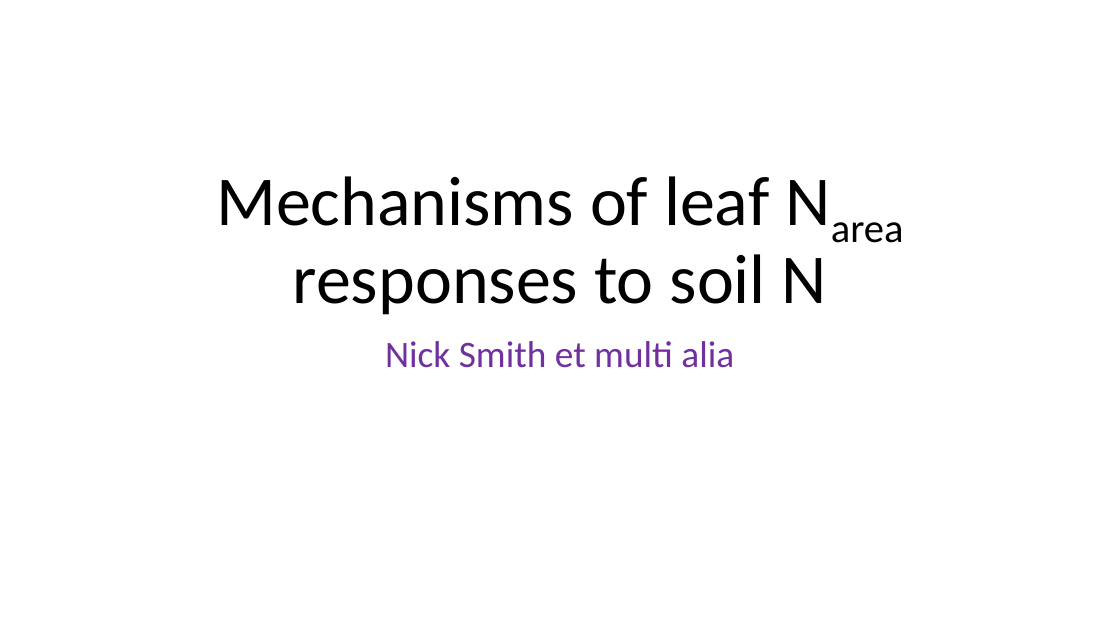
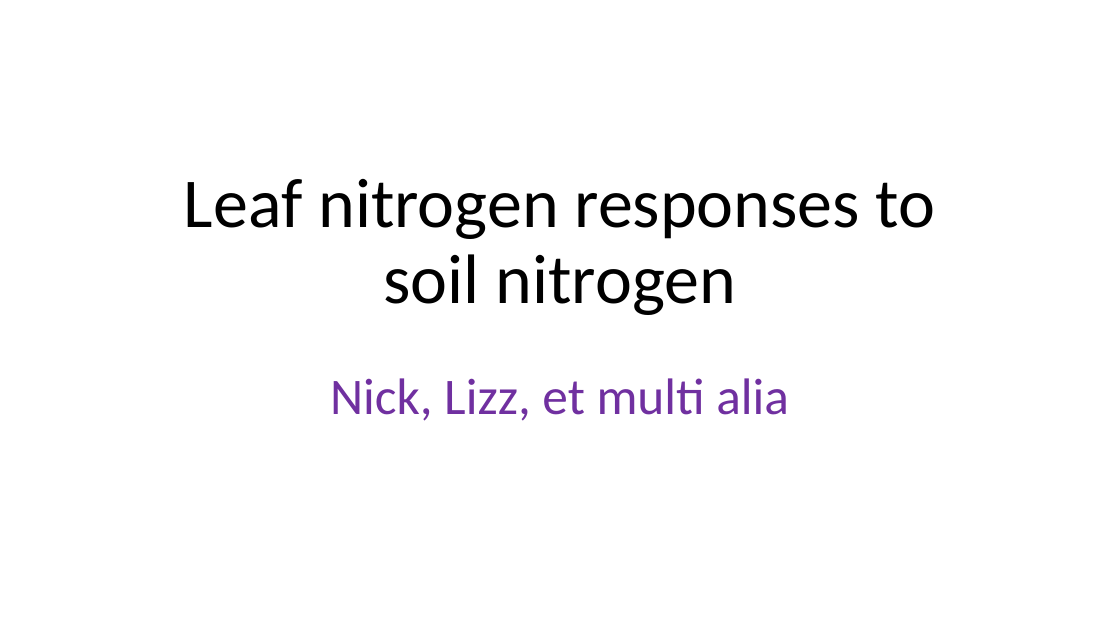
Before and after one commit to efwaring/NutNetPhys, a slide deck: slide 1 of presentations/nutnet_narea.pptx. Drawn at 1120x630 pixels with LibreOffice and Linux fonts; fonts in the diff are those of the drawing. Boxes give left, top, right and bottom in pixels: in the first picture for what was removed or moved away, otherwise in the second. Text is boxed around its words. In the diff, an @@ line names an element or a change of style, - is before the commit and + after.

```diff
--- a/presentations/nutnet_narea.pptx
+++ b/presentations/nutnet_narea.pptx
@@ title at [184,179,936,315]: text changed @@
-Mechanisms of leaf Narea responses to soil N
+Leaf nitrogen responses to soil nitrogen
@@ subtitle at [330,378,789,421]: text changed; size 32 to 44 pt @@
-Nick Smith et multi alia
+Nick, Lizz, et multi alia
```
Also in this commit, not shown: 11 other slides changed, 4 slides added, 11 other files.
